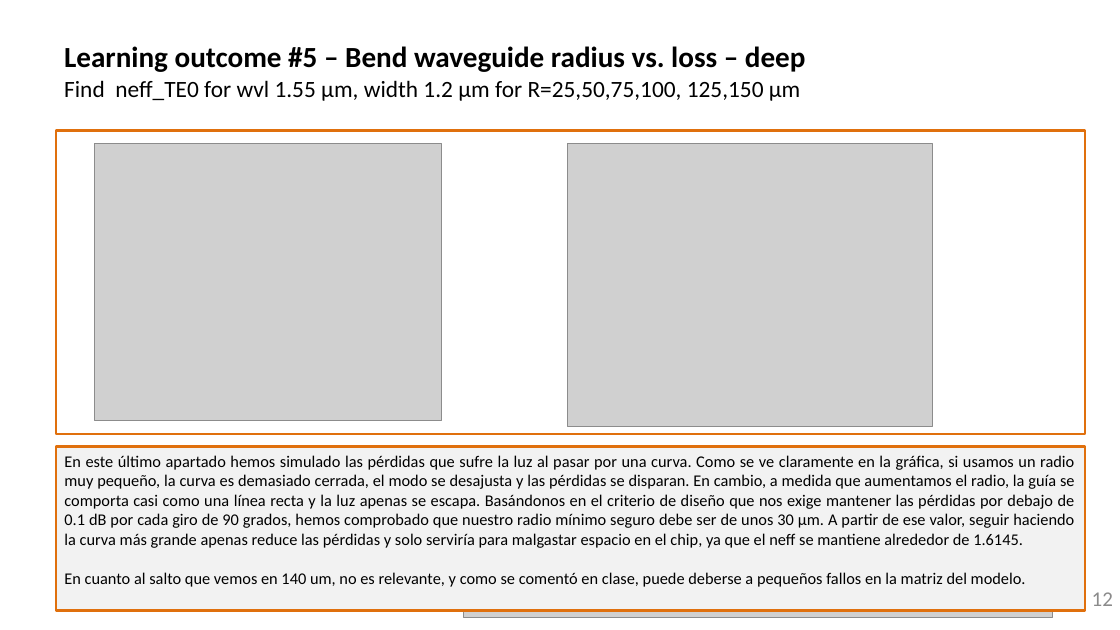
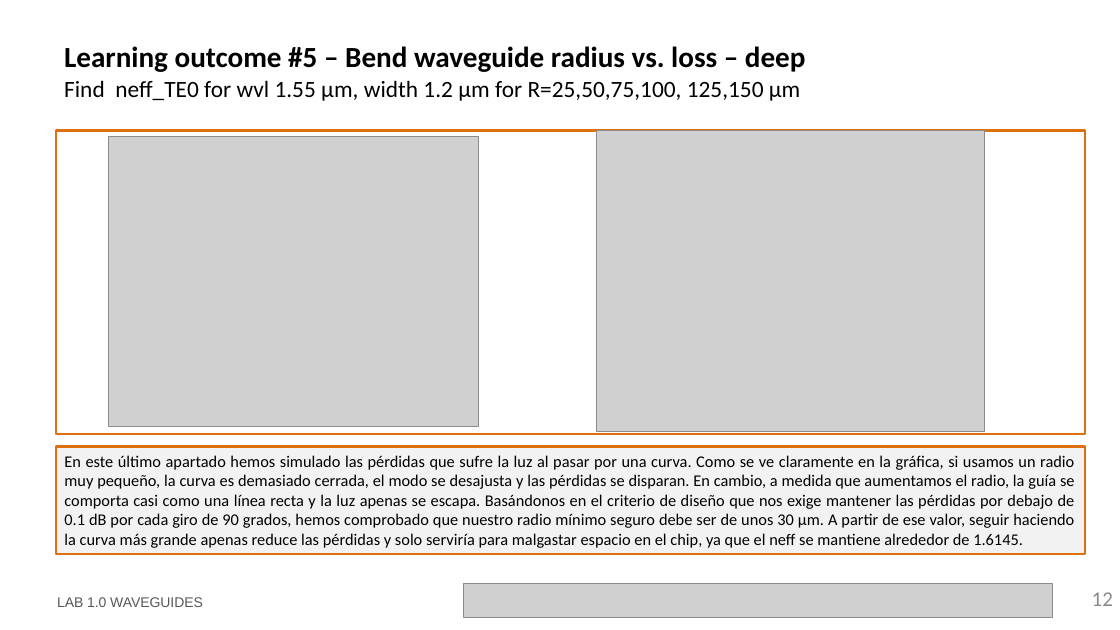
Before and after one commit to maurini82/cifoin-lab1, a slide deck: slide 12 of LabBook_10.pptx. Drawn at 1120x630 pixels with LibreOffice and Linux fonts; fonts in the diff are those of the drawing; grey boxes stand for pictures; background and template pictures are left out. Boxes give left, top, right and bottom in pixels: in the first picture for what was removed or moved away, otherwise in the second. Text is boxed around its words. In the diff, an @@ line names an element or a change of style, - is before the commit and + after.

Commit message:
ENTREGADO

```diff
--- a/LabBook_10.pptx
+++ b/LabBook_10.pptx
@@ picture: place and size @@
-picture at (94,144,442,421)
+picture at (108,136,478,426)
@@ picture: place and size @@
-picture at (568,144,933,426)
+picture at (597,130,985,431)
@@ rectangle "En este último apartado hemos ...": place and size @@
-rectangle "En este último apartado hemos ..." at (56,447,1086,611)
+rectangle "En este último apartado hemos ..." at (56,447,1086,555)
@@ text in rectangle at (64,572,1026,587): paragraph removed @@
-En cuanto al salto que vemos en 140 um, no es relevante, y como se comentó en clase, puede deberse a pequeños fallos en la matriz del modelo.
```
